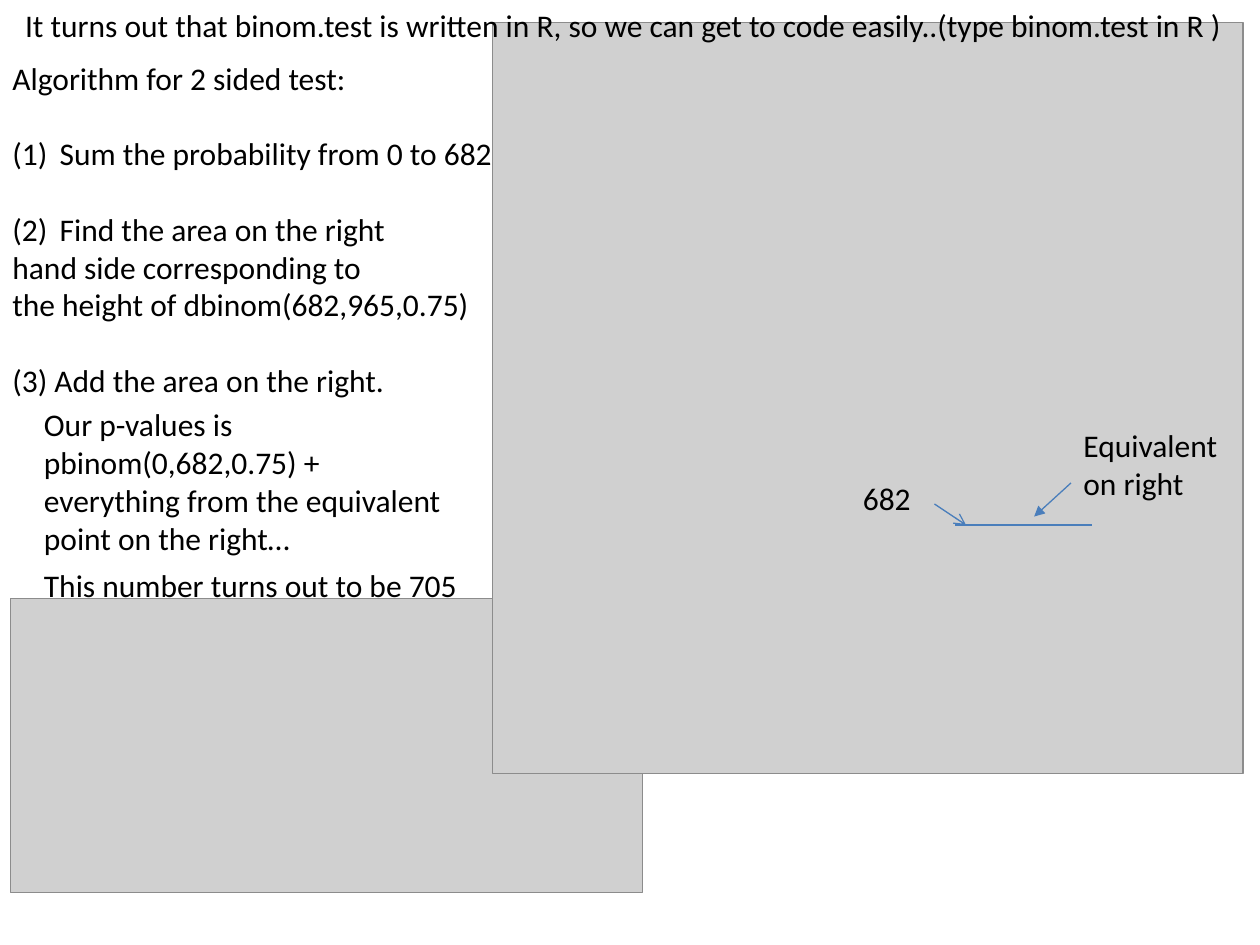
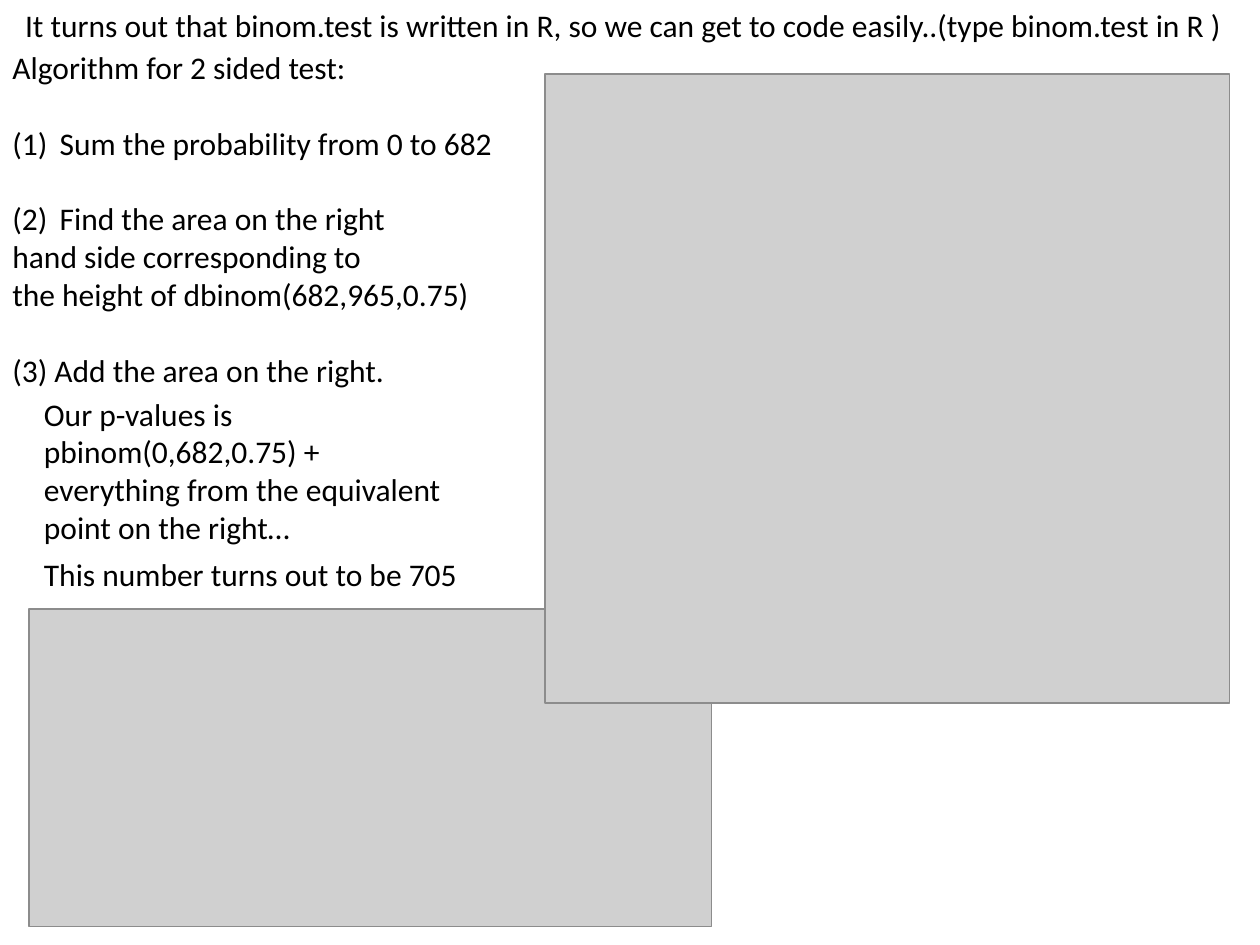
Before and after one commit to afodor/afodor.github.io, a slide deck: slide 39 of classes/stats2017/Lecture03.pptx. Drawn at 1260x945 pixels with LibreOffice and Linux fonts; fonts in the diff are those of the drawing; grey boxes stand for pictures. Boxes give left, top, right and bottom in pixels: in the first picture for what was removed or moved away, otherwise in the second. Text is boxed around its words. In the diff, an @@ line names an element or a change of style, - is before the commit and + after.

Commit message:
small updates to lecture 3

```diff
--- a/classes/stats2017/Lecture03.pptx
+++ b/classes/stats2017/Lecture03.pptx
@@ picture: place and size @@
-picture at <box>493,23,1244,774</box>
+picture at <box>546,74,1230,703</box>
@@ 3 texts: place and size @@
-3 texts at <box>12,68,492,604</box>
+3 texts at <box>12,57,492,587</box>
@@ text removed at <box>1083,435,1217,501</box> @@
-Equivalent
-on right
@@ text removed at <box>863,488,911,511</box> @@
-682
@@ arrow removed from (935, 504) to (966, 525) @@
@@ arrow removed from (1071, 483) to (1034, 517) @@
@@ line removed from (955, 525) to (1092, 525) @@
@@ picture: place and size @@
-picture at <box>10,598,641,892</box>
+picture at <box>29,609,711,926</box>
```
Also in this commit, not shown: 1 other slide changed.
